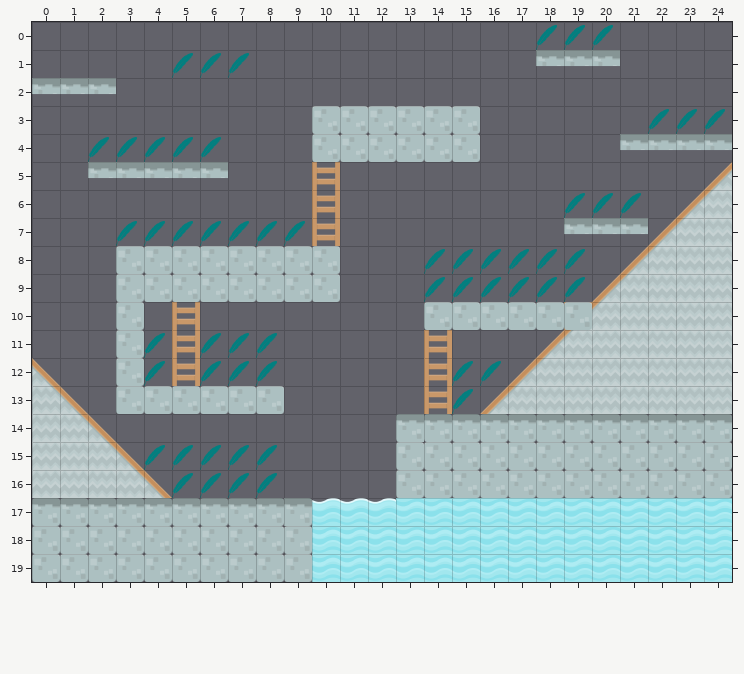
Tiled map, stored at nivel_1.tmx. Above is the file before it was changed.
Cells are 128x128 px. Shown: x 0..24, y 0..19.
After:
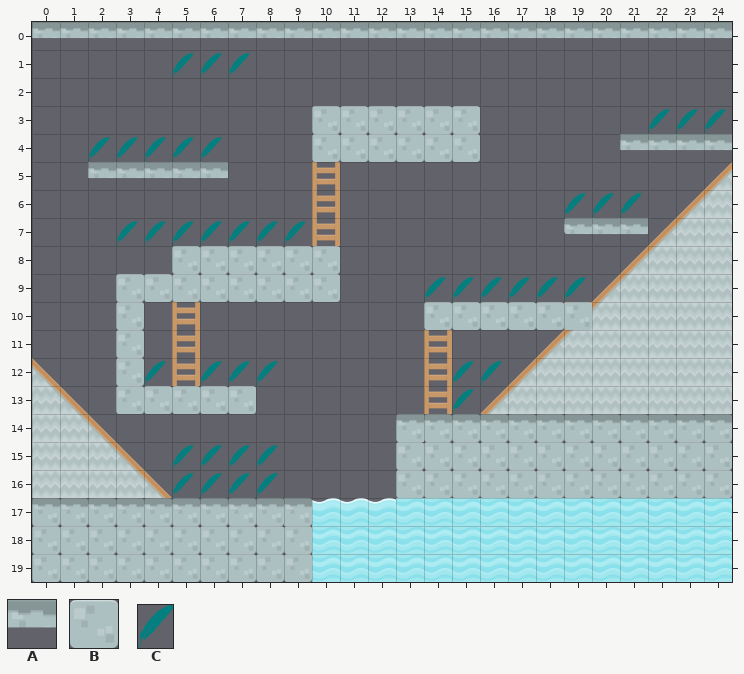
Key: from "mispatrones": A 21 "stoneHalf_mid", B 24 "brickGrey", C 31 "pluma".
_ is an empty cell, . an unchanged one.
The edit:
--- layer "monedas"
@@ x 18..20 @@
- 0 CCC
+ 0 ___
@@ x 14..19 @@
- 8 CCCCCC
+ 8 ______
@@ x 4..8 @@
-11 C.CCC
+11 _.___
@@ x 4..4 @@
-15 C
+15 _
--- layer "plataforma"
@@ x 0..24 @@
- 0 _________________________
- 1 ..................AAA....
- 2 AAA......................
+ 0 AAAAAAAAAAAAAAAAAAAAAAAAA
+ 1 ..................___....
+ 2 ___......................
@@ x 3..4 @@
- 8 BB
+ 8 __
@@ x 8..8 @@
-13 B
+13 _
